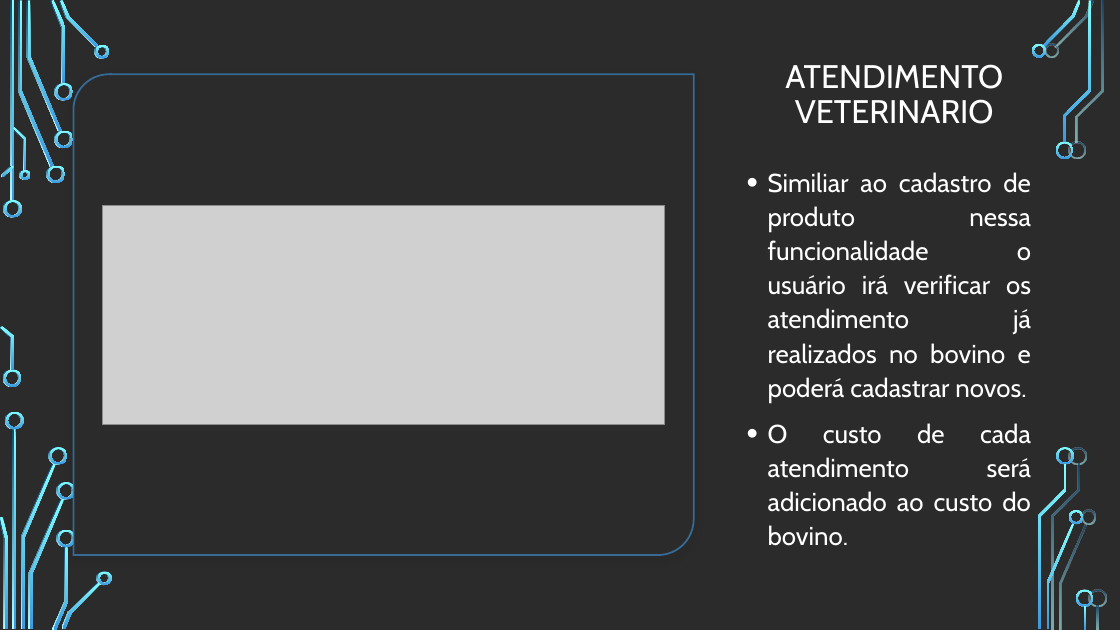
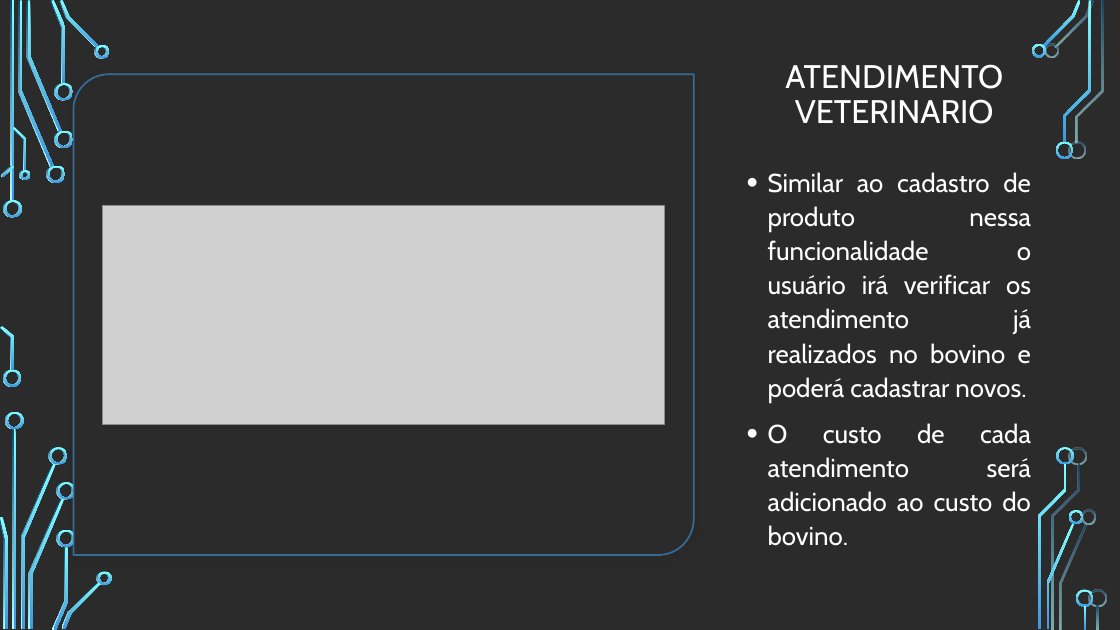
Before and after one commit to chav1985/GerenciamentoBovinos, a slide deck: slide 26 of GerenciamentoBovinos/Documentação/Apresentação/SISTEMA DE GERENCIAMENTO DE BOVINOS.pptx. Drawn at 1120x630 pixels with LibreOffice and Linux fonts; fonts in the diff are those of the drawing; grey boxes stand for pictures; background and template pictures are left out; a plain dark background stands for a picture behind light text. Boxes give left, top, right and bottom in pixels: in the first picture for what was removed or moved away, otherwise in the second. Text is boxed around its words. In the diff, an @@ line names an element or a change of style, - is before the commit and + after.

Commit message:
slides final

```diff
--- a/GerenciamentoBovinos/Documentação/Apresentação/SISTEMA DE GERENCIAMENTO DE BOVINOS.pptx
+++ b/GerenciamentoBovinos/Documentação/Apresentação/SISTEMA DE GERENCIAMENTO DE BOVINOS.pptx
@@ text at box(768, 172, 1031, 402): text changed @@
-• Similiar ao cadastro de produto nessa funcionalidade o usuário irá verificar os atendimento já realizados no bovino e poderá cadastrar novos.
+• Similar ao cadastro de produto nessa funcionalidade o usuário irá verificar os atendimento já realizados no bovino e poderá cadastrar novos.
```
Also in this commit, not shown: 7 other slides changed.
